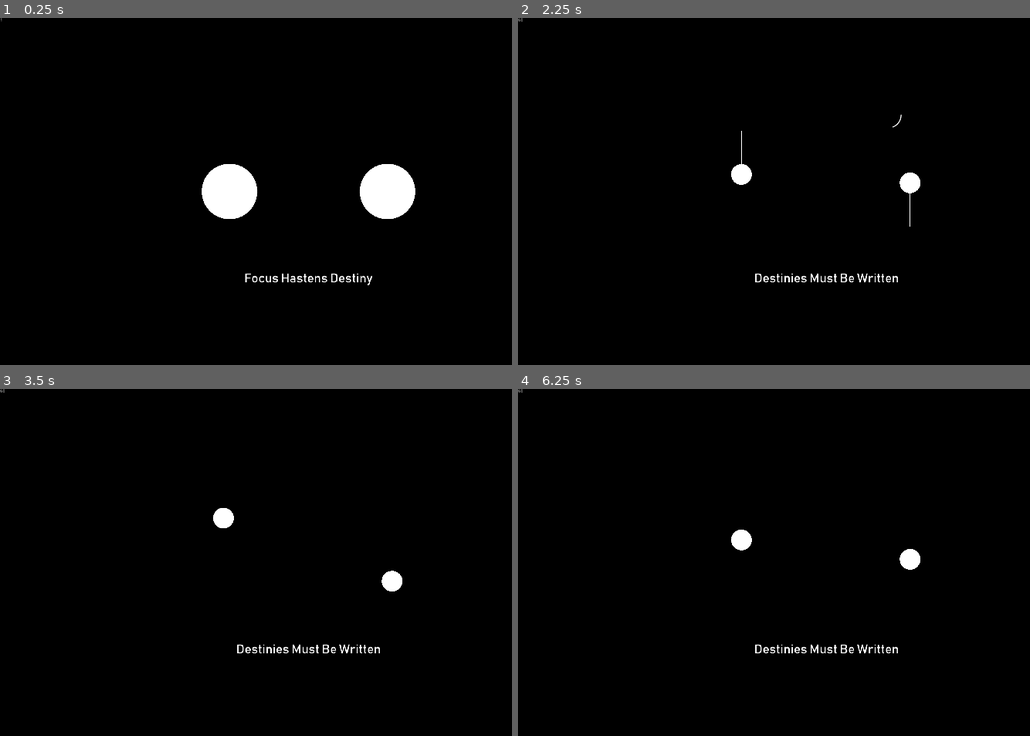
Above: before the commit, frames 1-4 (two rows, left to right).
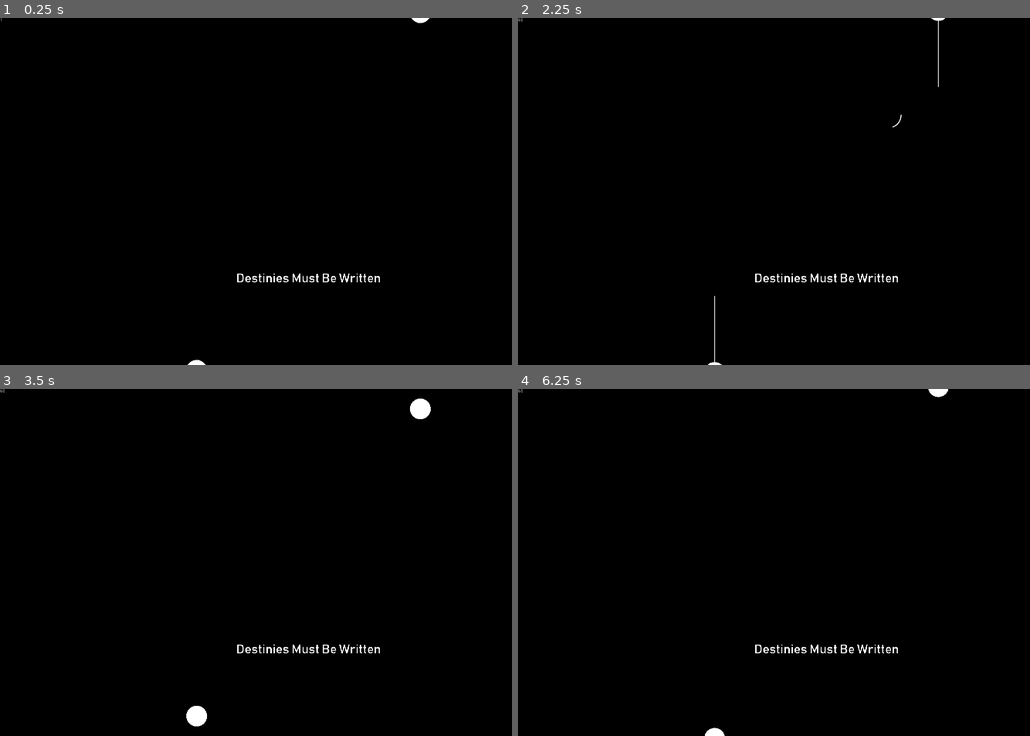
Above: after the commit, the same moments.

Repository: Dark-Gran/Spirit-Circles
Game: Godot game, scene res://src/Main.tscn
Same seed, same stepped clock (60 frames per second), same inputs: the game is played once before the commit and once after it.
Inputs (mouse positions are in pixels of both pictures, inside the frame that each line leads up to):
- Up to frame 1 (0.25 s): no input
- Up to frame 2 (2.25 s): move the mouse to (963, 174) at 0.52 s; hold Right (ui_right) 0.53-1.28 s; hold Space (ui_select) 0.53-1.28 s; move the mouse to (702, 208) at 1.27 s; hold Left (ui_left) 1.28-2.03 s; tap Space (ui_select) at 1.35, 1.52, 1.82 s; tap Enter at 2 s; move the mouse to (886, 115) at 2.02 s; hold Right (ui_right) from 2.03 s (still down); hold Space (ui_select) from 2.03 s (still down)
- Up to frame 3 (3.5 s): keep holding Right (ui_right); move the mouse to (276, 631) at 2.77 s; release Space (ui_select) at 2.78 s; tap Space (ui_select) at 2.85, 3.02, 3.32 s
- Up to frame 4 (6.25 s): move the mouse to (1009, 614) at 3.52 s; release Right (ui_right) at 3.53 s; hold Space (ui_select) 3.53-4.28 s; hold Left (ui_left) 3.53-5.78 s; move the mouse to (640, 510) at 4.27 s; tap Space (ui_select) at 4.35, 4.52, 4.82, 5.85, 6.02 s; tap Enter at 5 s; move the mouse to (855, 562) at 5.02 s; hold Space (ui_select) 5.03-5.78 s; move the mouse to (733, 475) at 5.77 s; hold Right (ui_right) from 5.78 s (still down)

The runs differ from the first frame. In frame 1, 3.2% of the frame differs, in the area x 36-84%, y 0-100%; in frame 2, 0.6%; in frame 3, 0.8%; in frame 4, 0.5%.

Commit message:
trajectory update (level2)

Diff:
--- a/src/Main.gd
+++ b/src/Main.gd
@@ -3,7 +3,7 @@
 const DEFAULT_WIDTH = 1920
 const DEFAULT_HEIGHT = 1080
 const SIZE_TO_SCALE = 10
-const PREDICTION_DISTANCE = 2
+const PREDICTION_DISTANCE = 3.5
 const PC_RADIUS = 40
 
 var current_scene = null
--- a/src/world/Circle.gd
+++ b/src/world/Circle.gd
@@ -85,7 +85,7 @@
 				collider = $RayCastB.get_collider()
 			else:
 				collider = $RayCastA.get_collider()
-			var r = (size*Main.SIZE_TO_SCALE + Main.PC_RADIUS - RAY_TRESH)
+			var r = (radius + Main.PC_RADIUS - RAY_TRESH)
 			var sic = Geometry.segment_intersects_circle(to_local(position), cast, to_local(collider.position), r)
 			ray_point_a = to_global(cast*sic)
 			var remaining_cast = to_global(cast)-ray_point_a
@@ -132,6 +132,10 @@
 	$MeshInstance2D.scale = Vector2(s, s)
 	$CollisionShape2D.scale = Vector2(s, s)
 	radius = s * Main.SIZE_TO_SCALE
+	top_portal = -radius
+	left_portal = -radius
+	bot_portal = Main.DEFAULT_HEIGHT+radius
+	right_portal = Main.DEFAULT_WIDTH+radius
 
 func get_radius_shifted_by_one(): # shifted to avoid scale lower than 1
 	var s = 0
@@ -148,14 +152,14 @@
 	refresh_raycasts()
 
 func refresh_raycasts():
-	if world.get_rays_enabled():
+	var d = velocity_direction * radius
+	var ray = Vector2(d.y, -d.x)
+	$RayCastA.position = -ray
+	$RayCastB.position = ray
+	if get_parent().get_parent().PlayerCircle_enabled:
 		$RayCastA.enabled = true
 		$RayCastB.enabled = true
 		$RayCastC.enabled = true
-		var d = velocity_direction * radius
-		var ray = Vector2(d.y, -d.x)
-		$RayCastA.position = -ray
-		$RayCastB.position = ray
 	else:
 		$RayCastA.enabled = false
 		$RayCastB.enabled = false
--- a/src/world/PlayerCircle.tscn
+++ b/src/world/PlayerCircle.tscn
@@ -12,7 +12,6 @@
 
 [node name="PlayerCircle" type="Area2D"]
 scale = Vector2( 4, 4 )
-collision_layer = 3
 
 [node name="MeshInstance2D" type="MeshInstance2D" parent="."]
 mesh = SubResource( 1 )
@@ -22,5 +21,4 @@
 mesh = SubResource( 2 )
 
 [node name="CollisionShape2D" type="CollisionShape2D" parent="."]
-visible = false
 shape = SubResource( 3 )
--- a/src/world/World.gd
+++ b/src/world/World.gd
@@ -20,7 +20,7 @@
 
 func _ready():
 	enable_continue(false)
-	level_id = 1
+	level_id = 2
 	move_to_level(level_id)
 
 func reload_level():
@@ -102,7 +102,7 @@
 						spawn_pc(get_viewport().get_mouse_position())
 					pc_accumulator = 0
 				pc_linger = false
-			else:
+			elif Geometry.is_point_in_circle(get_viewport().get_mouse_position(), $PlayerCircle.position, Main.PC_RADIUS):
 				release_pc()
 				pc_accumulator = 0
 				pc_linger = true
@@ -134,8 +134,8 @@
 		if !won && Input.is_action_pressed("ui_select"):
 			# Focus Power
 			var hit
+			var mouse = get_viewport().get_mouse_position()
 			if $Level.FocusPower_enabled && pc_accumulator == 0:
-				var mouse = get_viewport().get_mouse_position()
 				for c in $Level/Circles.get_children():
 					if !c.merging_away && Geometry.is_point_in_circle(mouse, c.position, c.radius):
 						hit = c
@@ -144,6 +144,9 @@
 			# Player Circle
 			if $Level.PlayerCircle_enabled && hit == null && !has_node("PlayerCircle") && !pc_linger:
 				pc_accumulator += delta
+			# Hypothetical Circle
+			if pc_accumulator > 0:
+				$HypoCircle.position = mouse
 		# Screen Edge
 		screen_checker += 1
 		if screen_checker >= SCREEN_CHECK:
@@ -181,14 +184,14 @@
 			draw_line(c.position, c.ray_point_a, Color.white, 2, false)
 			if c.ray_point_b != null:
 				draw_line(c.ray_point_a, c.ray_point_b, Color.white, 2, false)
-			#draw_circle(c.position+c.get_node("RayCastA").position, 3, Color.red)
-			#draw_circle(c.position+c.get_node("RayCastB").position, 3, Color.red)
+			#draw_circle(c.position+c.get_node("RayCastA").position, 5, Color.red)
+			#draw_circle(c.position+c.get_node("RayCastB").position, 5, Color.red)
 
 # Player Circle
 
 func get_rays_enabled():
 	if get_node_or_null("Level") != null:
-		return $Level.PlayerCircle_enabled && Input.is_action_pressed("ui_select")
+		return $Level.PlayerCircle_enabled && Input.is_action_pressed("ui_select") && !has_node("PlayerCircle") && !won
 	else:
 		return false
 
--- a/src/world/World.tscn
+++ b/src/world/World.tscn
@@ -12,6 +12,8 @@
 [sub_resource type="DynamicFont" id=2]
 size = 40
 font_data = ExtResource( 3 )
+
+[sub_resource type="CircleShape2D" id=3]
 
 [node name="World" type="Node2D"]
 script = ExtResource( 1 )
@@ -55,5 +57,14 @@
 one_shot = true
 autostart = true
 
+[node name="HypoCircle" type="Area2D" parent="."]
+scale = Vector2( 4, 4 )
+gravity_vec = Vector2( 0, 0 )
+collision_layer = 2
+collision_mask = 0
+
+[node name="CollisionShape2D" type="CollisionShape2D" parent="HypoCircle"]
+shape = SubResource( 3 )
+
 [connection signal="button_up" from="GUI/Continue" to="." method="_on_Continue_button_up"]
 [connection signal="timeout" from="GUI/LevelName/Timer" to="." method="_on_LevelNameTimer_timeout"]
--- a/src/world/levels/Level_002.tscn
+++ b/src/world/levels/Level_002.tscn
@@ -11,9 +11,9 @@
 [node name="Circles" type="Node2D" parent="."]
 
 [node name="Circle" parent="Circles" instance=ExtResource( 1 )]
-position = Vector2( 695.416, 500 )
+position = Vector2( 612, -200 )
 angle = 270
 
 [node name="Circle2" parent="Circles" instance=ExtResource( 1 )]
-position = Vector2( 1220.03, 500 )
+position = Vector2( 1308, 1280 )
 angle = 90
Not shown: 1 places in src/world/World.tscn that only renumber resources
